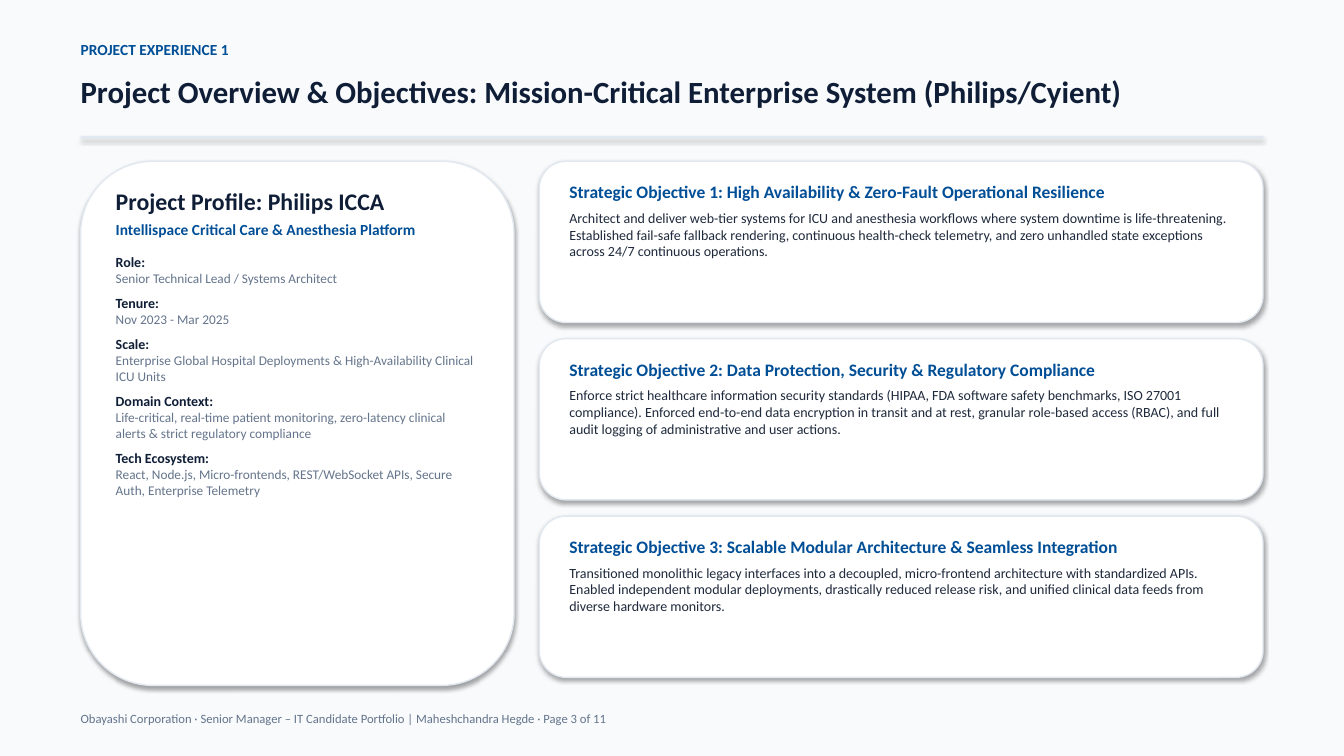
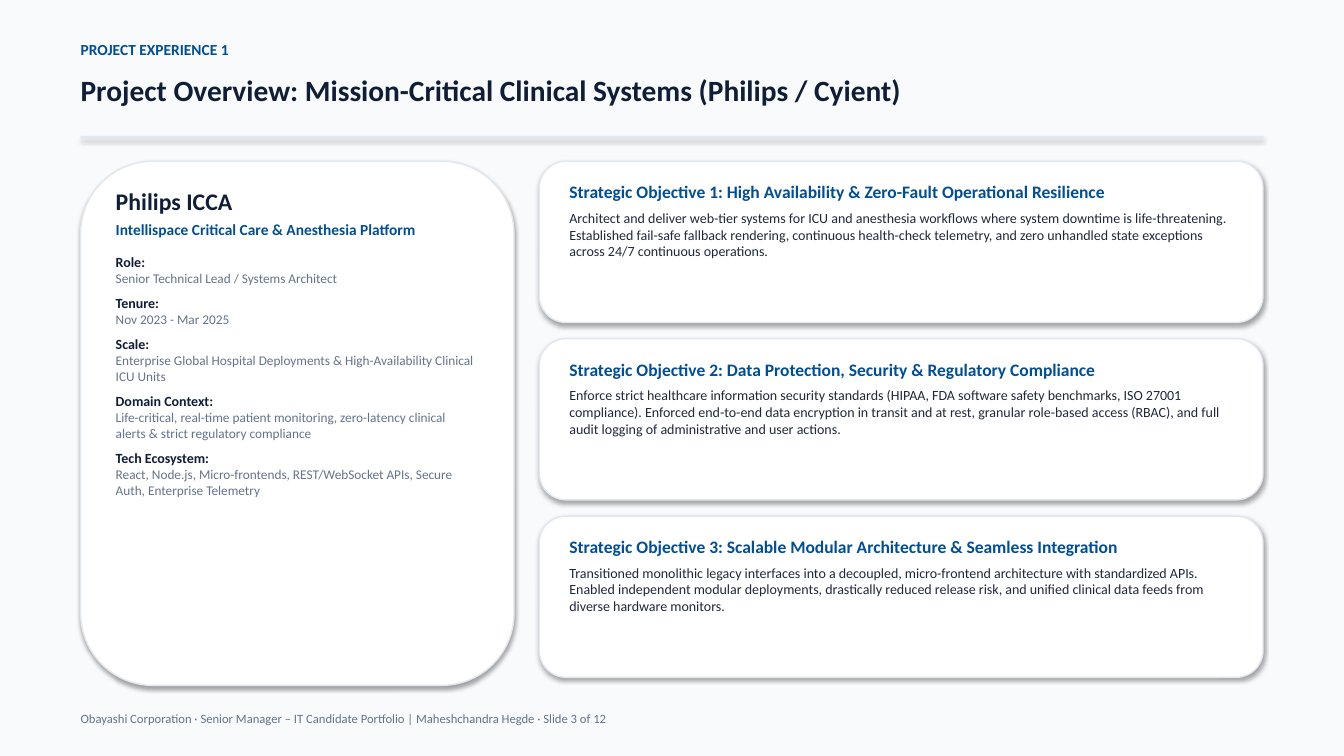
Before and after one commit to hegdemahesh/hegdemahesh.github.io, a slide deck: slide 3 of obayashi_it_presentation/Obayashi_Senior_Manager_IT_Presentation_Maheshchandra_Hegde.pptx. Drawn at 1344x756 pixels with LibreOffice and Linux fonts; fonts in the diff are those of the drawing. Boxes give left, top, right and bottom in pixels: in the first picture for what was removed or moved away, otherwise in the second. Text is boxed around its words. In the diff, an @@ line names an element or a change of style, - is before the commit and + after.

```diff
--- a/obayashi_it_presentation/Obayashi_Senior_Manager_IT_Presentation_Maheshchandra_Hegde.pptx
+++ b/obayashi_it_presentation/Obayashi_Senior_Manager_IT_Presentation_Maheshchandra_Hegde.pptx
@@ text at (81,79,900,106): text changed; size 22 to 21 pt @@
-Project Overview & Objectives: Mission-Critical Enterprise System (Philips/Cyient)
+Project Overview: Mission-Critical Clinical Systems (Philips / Cyient)
@@ text at (116,193,232,214): text changed @@
-Project Profile: Philips ICCA
+Philips ICCA
@@ text at (81,714,606,725): text changed @@
-Obayashi Corporation · Senior Manager – IT Candidate Portfolio | Maheshchandra Hegde · Page 3 of 11
+Obayashi Corporation · Senior Manager – IT Candidate Portfolio | Maheshchandra Hegde · Slide 3 of 12
```
Also in this commit, not shown: 10 other slides changed, 1 slide added, 7 other files.
